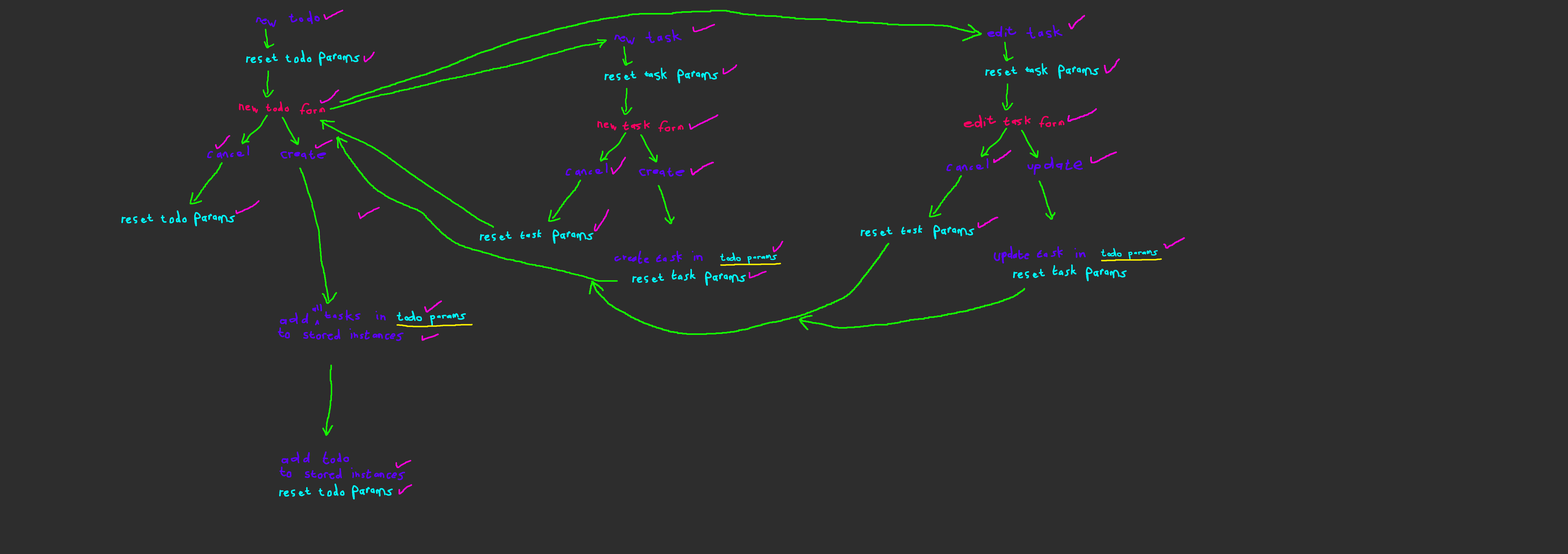
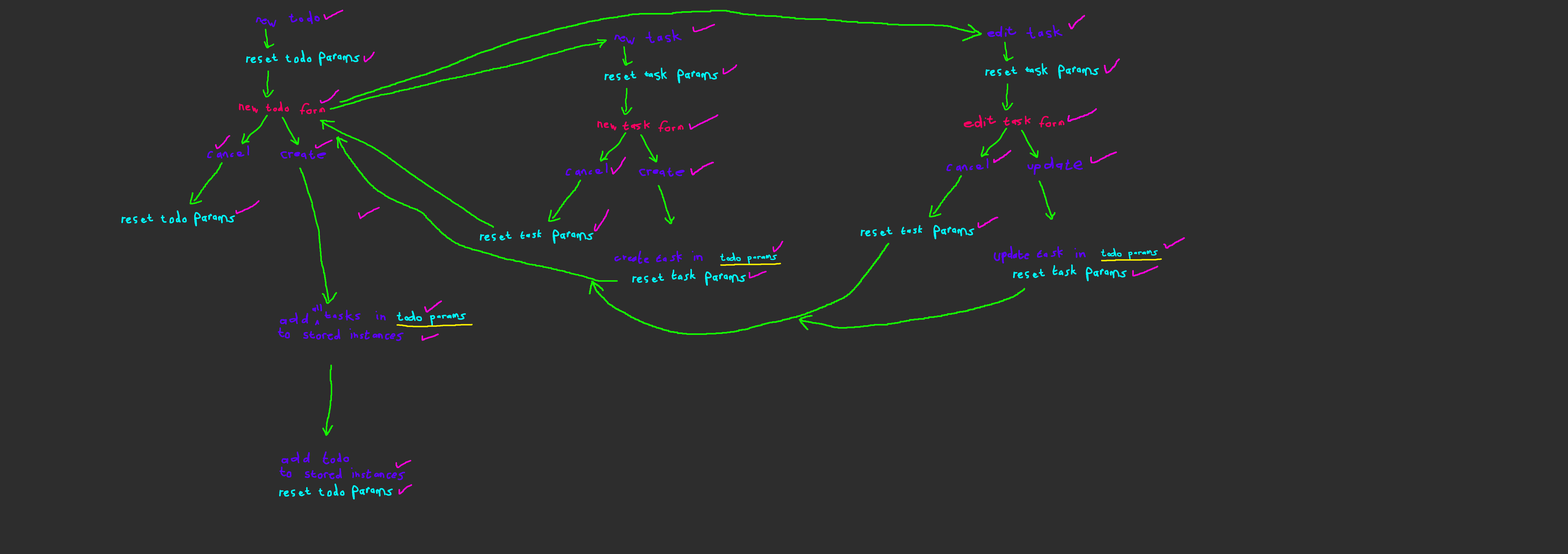
Revision of a layered 1568 × 554 image; what changed, layer by layer:
painted on "Paint Layer 2" over [1132, 265, 1159, 277]
